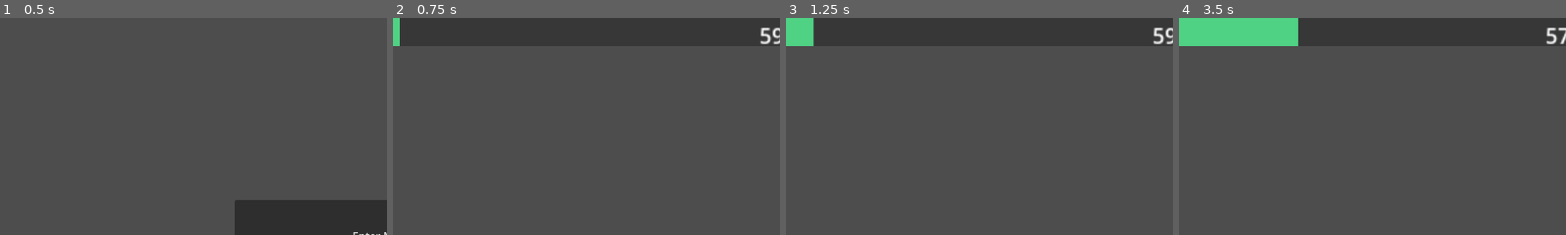
Above: before the commit, frames 1-4 (left to right).
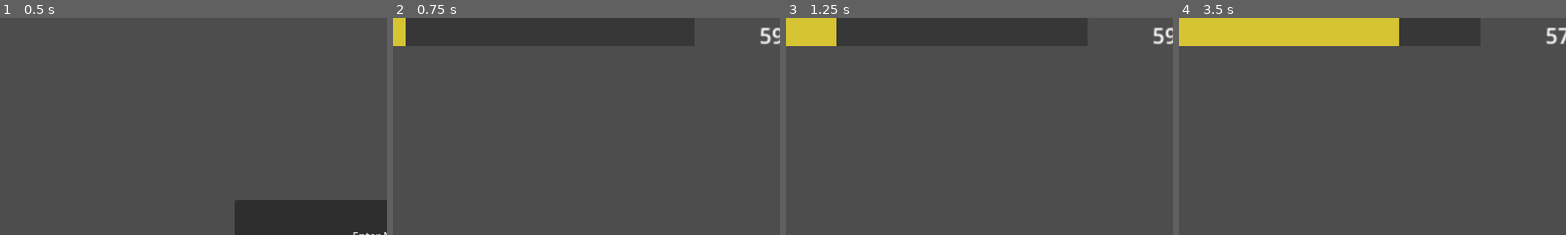
Above: after the commit, the same moments.

Repository: dzfrias/gladiator
Game: Godot game, scene res://scenes/test_scene.tscn
The game is run twice, just before and just after one commit, with the same random seed, the same clock (stepped at 60 frames per second) and the same inputs. The engine's default icon, where the game draws it, is replaced by a stand-in: a white triangle on a blue panel in a dark square.
Inputs (mouse positions are % of the whole screen's width and height, from its top left):
- Up to frame 1 (0.5 s): no input
- Up to frame 2 (0.75 s): click "Enter Mission" at 0.5 s
- Up to frame 3 (1.25 s): no input
- Up to frame 4 (3.5 s): move the mouse to (72, 45) at 1.27 s; hold S (crouch) 1.28-2.03 s; hold D (right) 1.28-2.78 s; tap Space (jump) at 1.52, 1.82, 2.27, 2.57 s; move the mouse to (30, 55) at 2.02 s; click (30, 55) at 2.1 s; move the mouse to (60, 28) at 2.77 s; hold A (left) from 2.78 s (still down); hold E (roll) from 2.78 s (still down)
The pictures show only the part of the screen within x 0-50%, y 0-50%; the shares and areas given below are measured in that part.

Frame 1 is identical in both runs. In frame 2, 0.4% of the frame differs, in the area x 0-4%, y 0-13%; in frame 3, 1.7%; in frame 4, 7.4%, in the area x 0-57%, y 0-13%.

Commit message:
Remove health_bar_creator scene
Just use the script instead.

Diff:
--- a/scenes/health_bar_creator.tscn
+++ /dev/null
@@ -1,8 +0,0 @@
-[gd_scene load_steps=3 format=3 uid="uid://cp8jetrkdcjtc"]
-
-[ext_resource type="Script" path="res://scripts/ui/health_bar_creator.gd" id="1_agshf"]
-[ext_resource type="PackedScene" uid="uid://c6ow4rteapjg" path="res://scenes/health_bar.tscn" id="2_k7k6u"]
-
-[node name="HealthBarCreator" type="Node"]
-script = ExtResource("1_agshf")
-health_bar_prefab = ExtResource("2_k7k6u")
--- a/scenes/idle_shooter.tscn
+++ b/scenes/idle_shooter.tscn
@@ -6,9 +6,9 @@
 [ext_resource type="Texture2D" uid="uid://dccns2r7l5dx3" path="res://assets/icon.svg" id="4_eip30"]
 [ext_resource type="Script" path="res://scripts/health.gd" id="5_f8rp7"]
 [ext_resource type="Script" path="res://scripts/player/weapon.gd" id="5_undrq"]
-[ext_resource type="PackedScene" uid="uid://cp8jetrkdcjtc" path="res://scenes/health_bar_creator.tscn" id="6_3hdsg"]
 [ext_resource type="Resource" uid="uid://cm6ckunk22kfc" path="res://resources/shooter.tres" id="6_irxur"]
 [ext_resource type="Script" path="res://scripts/direction.gd" id="6_ofpms"]
+[ext_resource type="Script" path="res://scripts/ui/health_bar_creator.gd" id="9_1qrsf"]
 
 [sub_resource type="RectangleShape2D" id="RectangleShape2D_d8kds"]
 size = Vector2(72, 66.88)
@@ -67,5 +67,5 @@
 script = ExtResource("5_f8rp7")
 max_health = 15.0
 
-[node name="HealthBarCreator" parent="." node_paths=PackedStringArray("health") instance=ExtResource("6_3hdsg")]
-health = NodePath("../Health")
+[node name="HealthBarCreator" type="Node" parent="."]
+script = ExtResource("9_1qrsf")
--- a/scenes/player.tscn
+++ b/scenes/player.tscn
@@ -4,8 +4,8 @@
 [ext_resource type="Texture2D" uid="uid://dccns2r7l5dx3" path="res://assets/icon.svg" id="1_rjir4"]
 [ext_resource type="Script" path="res://scripts/direction.gd" id="3_70gf3"]
 [ext_resource type="Script" path="res://scripts/health.gd" id="3_s7yvn"]
+[ext_resource type="Script" path="res://scripts/ui/health_bar_creator.gd" id="4_oevlo"]
 [ext_resource type="Script" path="res://scripts/player/weapon.gd" id="5_crqak"]
-[ext_resource type="PackedScene" uid="uid://cp8jetrkdcjtc" path="res://scenes/health_bar_creator.tscn" id="6_0pcrb"]
 [ext_resource type="Resource" uid="uid://cbyts5spi0ken" path="res://resources/pistol.tres" id="6_0weg3"]
 [ext_resource type="PackedScene" uid="uid://dcp3huoajqaue" path="res://scenes/projectile.tscn" id="6_w2kq1"]
 
@@ -58,11 +58,11 @@
 [node name="Direction" type="Node" parent="."]
 script = ExtResource("3_70gf3")
 
+[node name="HealthBarCreator" type="Node" parent="."]
+script = ExtResource("4_oevlo")
+
 [node name="Health" type="Node" parent="."]
 script = ExtResource("3_s7yvn")
-
-[node name="HealthBarCreator" parent="." node_paths=PackedStringArray("health") instance=ExtResource("6_0pcrb")]
-health = NodePath("../Health")
 
 [node name="Weapon" type="Node2D" parent="."]
 position = Vector2(122, -131)
--- a/scenes/shooter.tscn
+++ b/scenes/shooter.tscn
@@ -5,11 +5,11 @@
 [ext_resource type="Texture2D" uid="uid://dccns2r7l5dx3" path="res://assets/icon.svg" id="2_y4oe8"]
 [ext_resource type="Script" path="res://scripts/health.gd" id="3_arjap"]
 [ext_resource type="PackedScene" uid="uid://ch01mb13w86qc" path="res://assets/impact_particles.tscn" id="3_qpshq"]
-[ext_resource type="PackedScene" uid="uid://cp8jetrkdcjtc" path="res://scenes/health_bar_creator.tscn" id="5_mp71e"]
 [ext_resource type="Script" path="res://scripts/player/weapon.gd" id="5_rapbo"]
 [ext_resource type="Script" path="res://scripts/direction.gd" id="5_x6nd1"]
 [ext_resource type="Resource" uid="uid://cm6ckunk22kfc" path="res://resources/shooter.tres" id="6_cglso"]
 [ext_resource type="PackedScene" path="res://scenes/platform_detection.tscn" id="7_08p06"]
+[ext_resource type="Script" path="res://scripts/ui/health_bar_creator.gd" id="9_iylj5"]
 
 [sub_resource type="RectangleShape2D" id="RectangleShape2D_d8kds"]
 size = Vector2(72, 186)
@@ -57,7 +57,7 @@
 script = ExtResource("3_arjap")
 max_health = 15.0
 
-[node name="HealthBarCreator" parent="." node_paths=PackedStringArray("health") instance=ExtResource("5_mp71e")]
-health = NodePath("../Health")
+[node name="HealthBarCreator" type="Node" parent="."]
+script = ExtResource("9_iylj5")
 
 [node name="PlatformDetection" parent="." instance=ExtResource("7_08p06")]
--- a/scenes/suispider.tscn
+++ b/scenes/suispider.tscn
@@ -6,7 +6,7 @@
 [ext_resource type="Script" path="res://scripts/health.gd" id="3_2s6ah"]
 [ext_resource type="Script" path="res://scripts/direction.gd" id="4_6dvl8"]
 [ext_resource type="PackedScene" path="res://scenes/platform_detection.tscn" id="5_ahv4j"]
-[ext_resource type="PackedScene" uid="uid://cp8jetrkdcjtc" path="res://scenes/health_bar_creator.tscn" id="6_thj7y"]
+[ext_resource type="Script" path="res://scripts/ui/health_bar_creator.gd" id="6_qtcdd"]
 
 [sub_resource type="RectangleShape2D" id="RectangleShape2D_ouvmv"]
 size = Vector2(141, 90)
@@ -40,8 +40,8 @@
 [node name="Direction" type="Node" parent="."]
 script = ExtResource("4_6dvl8")
 
-[node name="HealthBarCreator" parent="." node_paths=PackedStringArray("health") instance=ExtResource("6_thj7y")]
-health = NodePath("../Health")
+[node name="HealthBarCreator" type="Node" parent="."]
+script = ExtResource("6_qtcdd")
 
 [node name="DetectionZone" type="Area2D" parent="."]
 visible = false
--- a/scenes/vulture.tscn
+++ b/scenes/vulture.tscn
@@ -4,8 +4,8 @@
 [ext_resource type="Texture2D" uid="uid://dccns2r7l5dx3" path="res://assets/icon.svg" id="1_mrh4i"]
 [ext_resource type="Script" path="res://scripts/health.gd" id="2_c4mip"]
 [ext_resource type="PackedScene" uid="uid://dxkwbttbgrri6" path="res://scenes/vulture_projectile.tscn" id="2_yrlq5"]
-[ext_resource type="PackedScene" uid="uid://cp8jetrkdcjtc" path="res://scenes/health_bar_creator.tscn" id="3_7uvll"]
-[ext_resource type="PackedScene" path="res://assets/impact_particles.tscn" id="3_dpgdj"]
+[ext_resource type="PackedScene" uid="uid://ch01mb13w86qc" path="res://assets/impact_particles.tscn" id="3_dpgdj"]
+[ext_resource type="Script" path="res://scripts/ui/health_bar_creator.gd" id="6_lxsaj"]
 
 [sub_resource type="RectangleShape2D" id="RectangleShape2D_g6s7y"]
 size = Vector2(127, 128)
@@ -22,14 +22,14 @@
 projectile = ExtResource("2_yrlq5")
 impact_particle_prefab = ExtResource("3_dpgdj")
 
-[node name="HealthBarCreator" parent="." node_paths=PackedStringArray("health") instance=ExtResource("3_7uvll")]
-health = NodePath("../Health")
-
 [node name="Sprite2D" type="Sprite2D" parent="."]
 texture = ExtResource("1_mrh4i")
 
 [node name="Hitbox" type="CollisionShape2D" parent="."]
 shape = SubResource("RectangleShape2D_g6s7y")
+
+[node name="HealthBarCreator" type="Node" parent="."]
+script = ExtResource("6_lxsaj")
 
 [node name="Health" type="Node" parent="."]
 script = ExtResource("2_c4mip")
--- a/scenes/wolf.tscn
+++ b/scenes/wolf.tscn
@@ -2,11 +2,11 @@
 
 [ext_resource type="Script" path="res://scripts/enemies/wolf.gd" id="1_4octj"]
 [ext_resource type="Texture2D" uid="uid://dccns2r7l5dx3" path="res://assets/icon.svg" id="1_oje08"]
-[ext_resource type="PackedScene" uid="uid://cp8jetrkdcjtc" path="res://scenes/health_bar_creator.tscn" id="2_0u6iq"]
 [ext_resource type="PackedScene" uid="uid://ch01mb13w86qc" path="res://assets/impact_particles.tscn" id="2_8oh5i"]
 [ext_resource type="Script" path="res://scripts/health.gd" id="2_d7ips"]
 [ext_resource type="Script" path="res://scripts/direction.gd" id="5_cmatn"]
 [ext_resource type="PackedScene" path="res://scenes/platform_detection.tscn" id="6_2w8ig"]
+[ext_resource type="Script" path="res://scripts/ui/health_bar_creator.gd" id="7_3l162"]
 
 [sub_resource type="RectangleShape2D" id="RectangleShape2D_ot88w"]
 size = Vector2(128, 127)
@@ -26,8 +26,8 @@
 stop_dist = 200.0
 impact_particle_prefab = ExtResource("2_8oh5i")
 
-[node name="HealthBarCreator" parent="." node_paths=PackedStringArray("health") instance=ExtResource("2_0u6iq")]
-health = NodePath("../Health")
+[node name="HealthBarCreator" type="Node" parent="."]
+script = ExtResource("7_3l162")
 
 [node name="Sprite2D" type="Sprite2D" parent="."]
 position = Vector2(0, -5.96046e-08)
--- a/scripts/ui/health_bar_creator.gd
+++ b/scripts/ui/health_bar_creator.gd
@@ -1,12 +1,12 @@
-extends Node
+class_name HealthBarCreator extends Node
 
-@export var health_bar_prefab: PackedScene
-@export var health: Health
+@export var health_bar_prefab: PackedScene = preload("res://scenes/health_bar.tscn")
 
 func _ready() -> void:
-	spawn.call_deferred()
+	_spawn.call_deferred()
 
-func spawn():
+func _spawn():
+	var health = $"../Health"
 	var health_bar := health_bar_prefab.instantiate()
 	health_bar.set_health(health)
 	get_tree().current_scene.add_child(health_bar)
--- a/scripts/ui/test_mission_button.gd
+++ b/scripts/ui/test_mission_button.gd
@@ -6,5 +6,5 @@
 func _on_pressed() -> void:
 	MissionManager.mission = SurvivalMission.new()
 	MissionManager.mission.gold = 10
-	MissionManager.weather = AcidRain.new()
+	MissionManager.weather = Lightning.new()
 	MissionManager.enter_mission()
